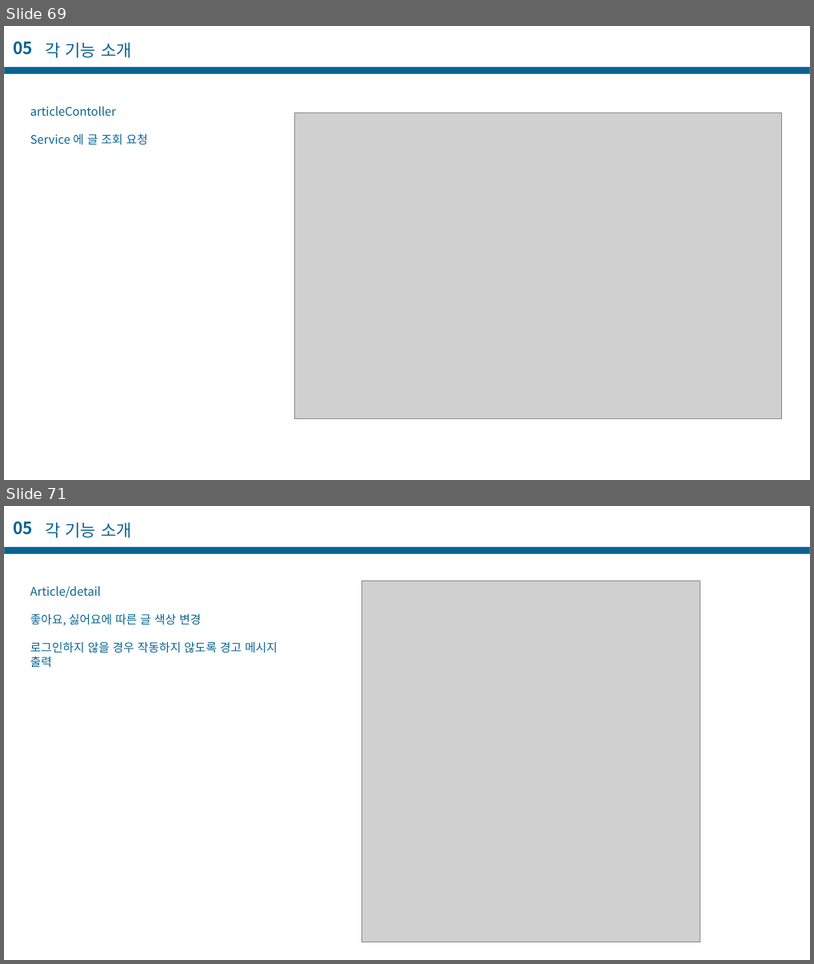
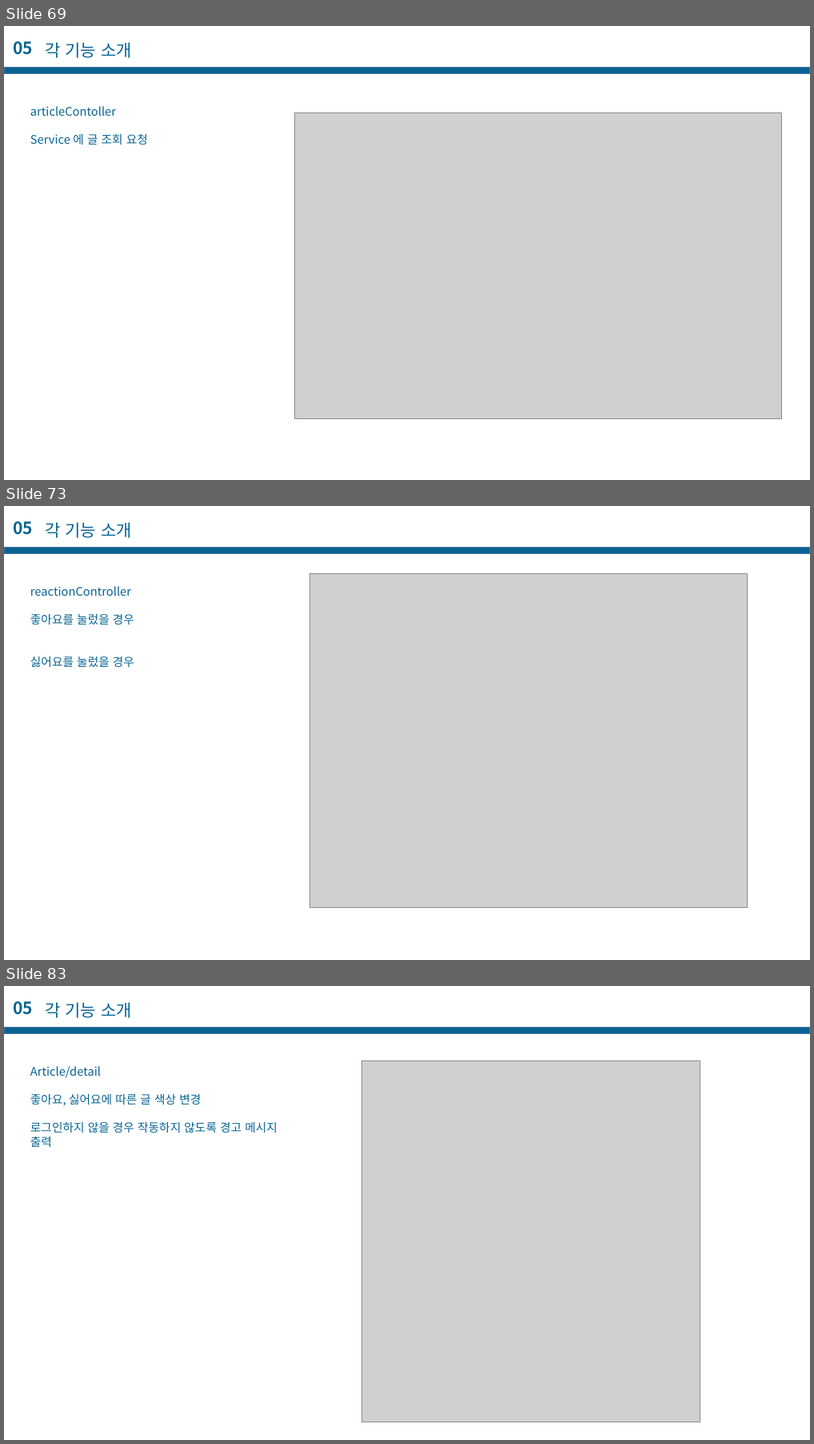
Before and after one commit to casatoo/EducationManager, a slide deck: 프로젝트 기술서.pptx. Shown one above the other, each under a label of ours: slides 69 and 71 before the commit, slides 69, 73 and 83 after it; the slides between them are not shown. The pictures are 814x964 and 814x1444 pixels, drawn with LibreOffice and Linux fonts; fonts in the diff are those of the drawing; grey boxes stand for pictures. Boxes give left, top, right and bottom in pixels: in the first picture for what was removed or moved away, otherwise in the second. Text is boxed around its words. In the diff, an @@ line names an element or a change of style, - is before the commit and + after.

```diff
--- a/프로젝트 기술서.pptx
+++ b/프로젝트 기술서.pptx
@@ slide 73 added at box(4, 506, 810, 960), background #FFFFFF @@
@@ text added at box(13, 521, 33, 535), 20 pt, text #086492, bold @@
+05
@@ text added at box(45, 522, 132, 538), 20 pt, text #086492 @@
+각 기능 소개
@@ rectangle added at box(4, 547, 810, 554), fill #086492, outline #43739E 1 pt @@
@@ picture added at box(310, 573, 748, 907) @@
@@ text added at box(30, 586, 134, 667), 14 pt, text #086492 @@
+reactionController
+좋아요를 눌렀을 경우
+싫어요를 눌렀을 경우
@@ what was slide 71 is now slide 83 @@
```
Also in this commit, not shown: 5 slides changed, 8 other slides added, 5 other files.
